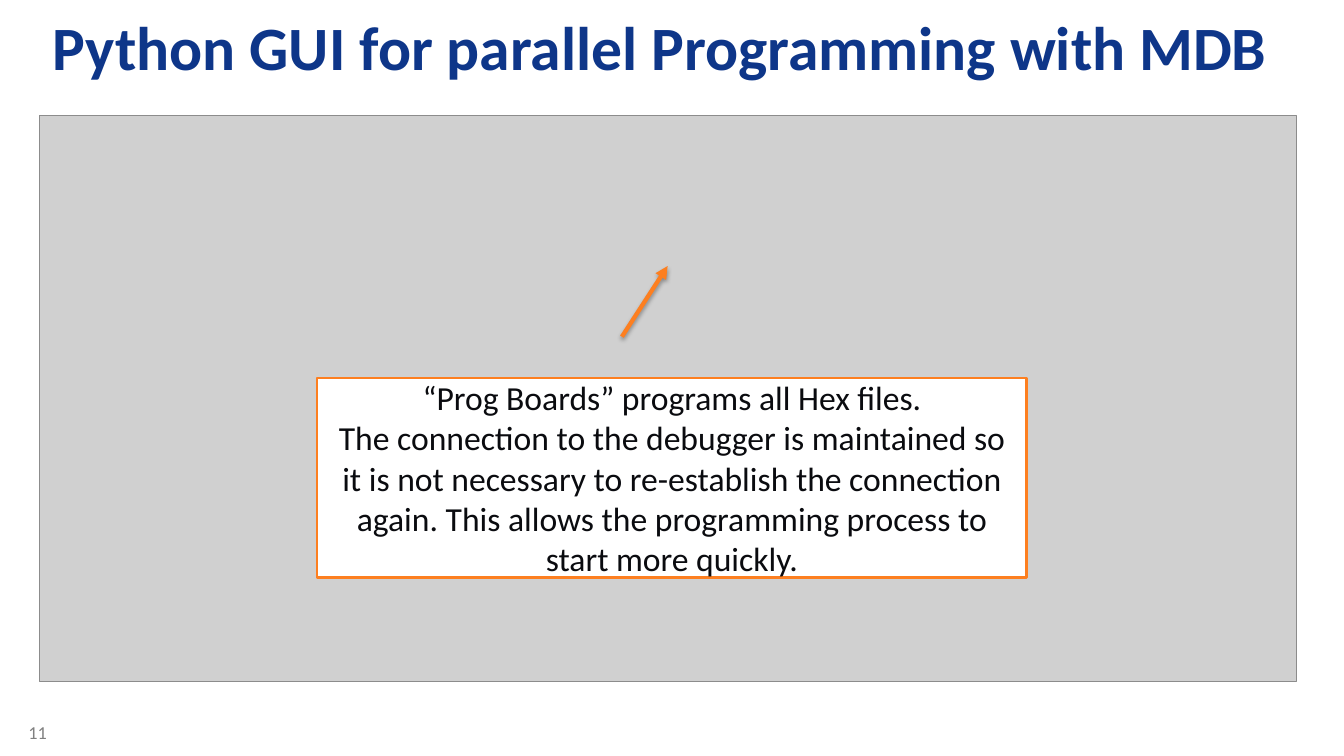
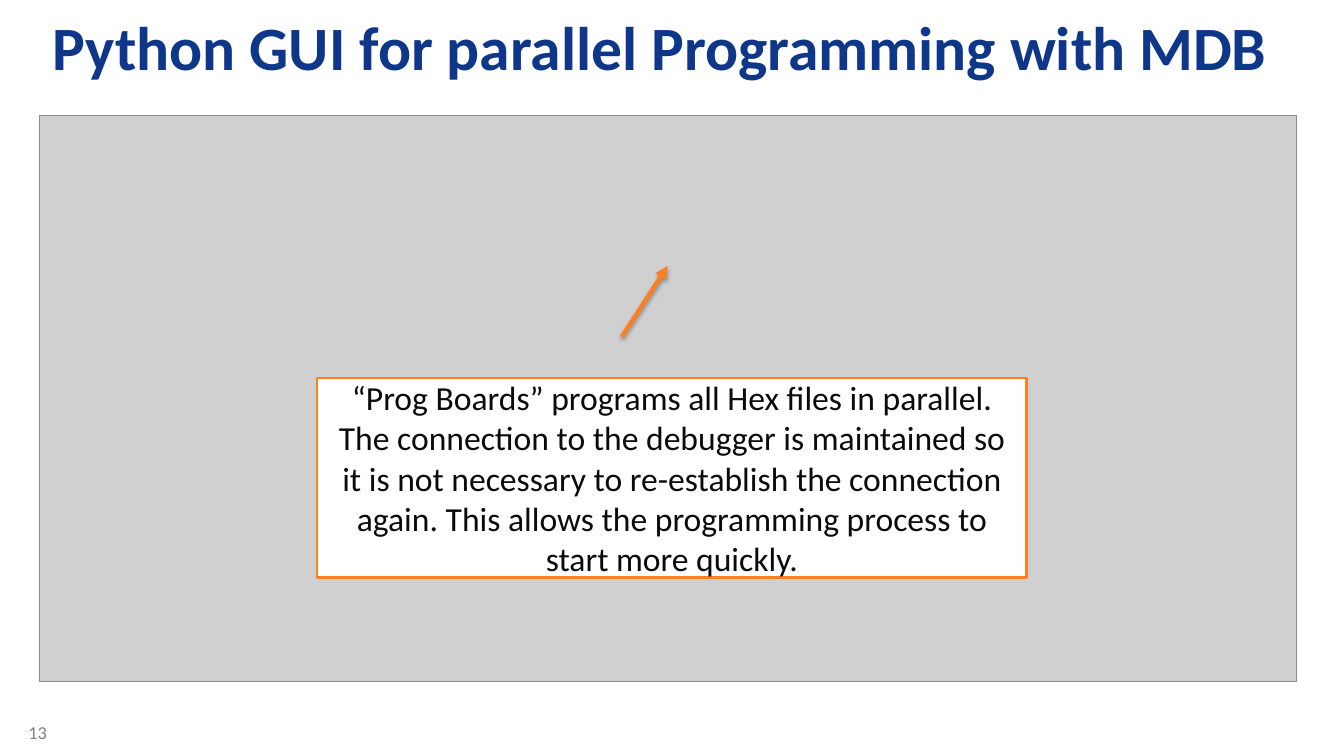
Before and after one commit to zabooh/T1S_Autoconf, a slide deck: slide 13 of T1S Autoconfig - Tooling.pptx (slide 11 before the commit). Drawn at 1344x756 pixels with LibreOffice and Linux fonts; fonts in the diff are those of the drawing; grey boxes stand for pictures; background and template pictures are left out. Boxes give left, top, right and bottom in pixels: in the first picture for what was removed or moved away, otherwise in the second. Text is boxed around its words. In the diff, an @@ line names an element or a change of style, - is before the commit and + after.

Commit message:
doc changes

```diff
--- a/T1S Autoconfig - Tooling.pptx
+++ b/T1S Autoconfig - Tooling.pptx
@@ text in rectangle at [339, 386, 1005, 580]: text changed @@
-“Prog Boards” programs all Hex files.
-The connection to the debugger is maintained so it is not necessary to re-establish the connection again. This allows the programming process to start more quickly.
+“Prog Boards” programs all Hex files in parallel.
+The connection to the debugger is maintained so it is not necessary to re-establish the connection again. This allows the programming process to start more quickly.
@@ page number at [28, 727, 46, 739]: text changed @@
-11
+13
```
Also in this commit, not shown: 8 other slides changed, 2 slides added.
